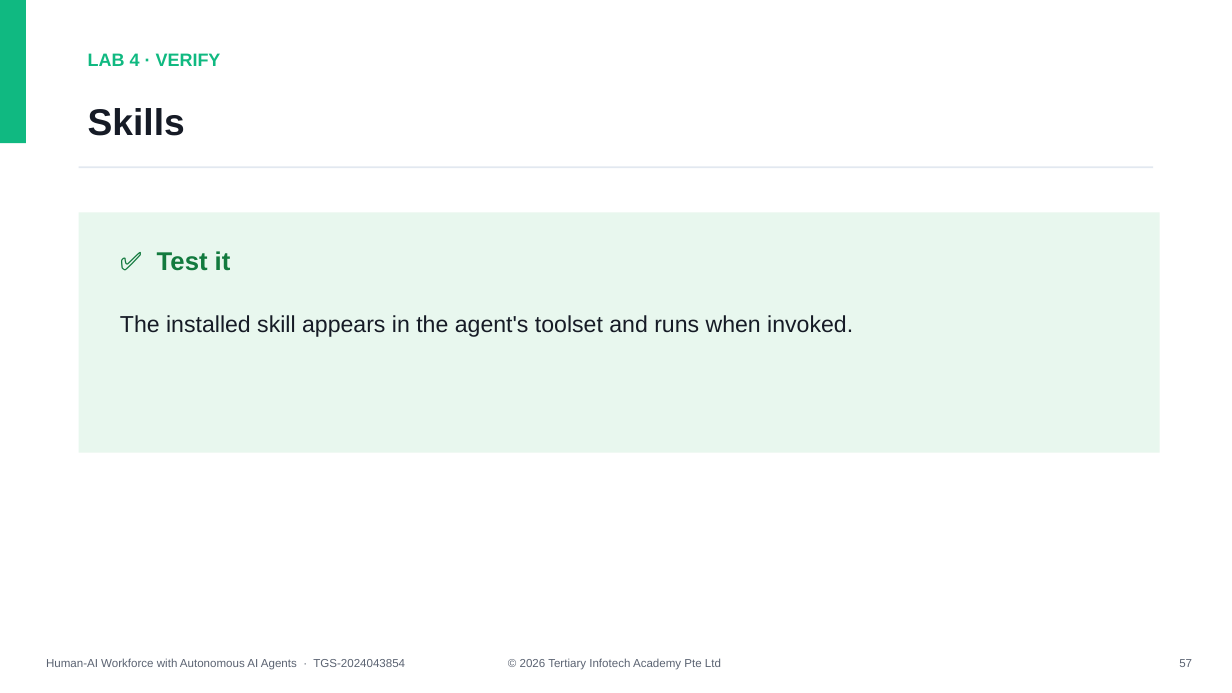
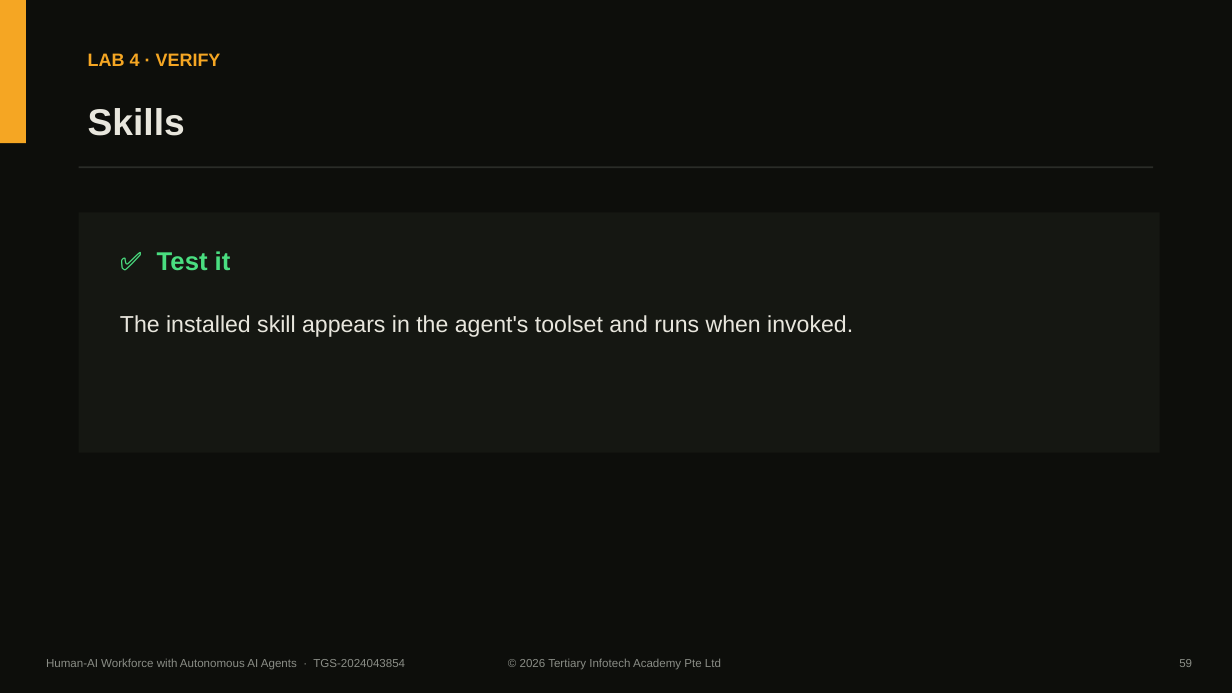
Before and after one commit to tertiarycourses/TGS-2024043854-Build-a-Human-AI-Workforce-with-Autonomous-AI-Agents, a slide deck: slide 60 of courseware/Human-AI Workforce with Autonomous AI Agents-v1.3.pptx (slide 58 before the commit). Drawn at 1232x693 pixels with LibreOffice and Linux fonts; fonts in the diff are those of the drawing. Boxes give left, top, right and bottom in pixels: in the first picture for what was removed or moved away, otherwise in the second. Text is boxed around its words. In the diff, an @@ line names an element or a change of style, - is before the commit and + after.

```diff
--- a/courseware/Human-AI Workforce with Autonomous AI Agents-v1.3.pptx
+++ b/courseware/Human-AI Workforce with Autonomous AI Agents-v1.3.pptx
@@ rectangle at box(0, 0, 26, 143): fill #10B981 to #F5A623 @@
@@ rectangle added at box(0, 0, 1232, 693), fill #0D0E0B @@
@@ text "LAB 4 · VERIFY" at box(88, 53, 221, 66): text colour #10B981 to #F5A623 @@
@@ text "Skills" at box(88, 108, 185, 136): text colour #161B26 to #E8E6DD @@
@@ rectangle at box(79, 166, 1153, 168): fill #E2E8F0 to #2A2C28 @@
@@ rectangle at box(79, 213, 1160, 453): fill #E8F7EE to #151712 @@
@@ text "✅ Test it" at box(157, 251, 231, 271): text colour #127A3E to #4ADE80 @@
@@ text "The installed skill appears in ..." at box(120, 315, 853, 337): text colour #161B26 to #E8E6DD @@
@@ text "Human-AI Workforce with Autonomous AI ..." at box(46, 658, 405, 670): text colour #5B6372 to #8A8D86 @@
@@ text "© 2026 Tertiary Infotech Academy ..." at box(520, 658, 721, 670): text colour #5B6372 to #8A8D86 @@
@@ text at box(1179, 659, 1192, 667): text changed; text colour #5B6372 to #8A8D86 @@
-57
+59
```
Also in this commit, not shown: 255 other slides changed, 2 slides added, 9 other files.
